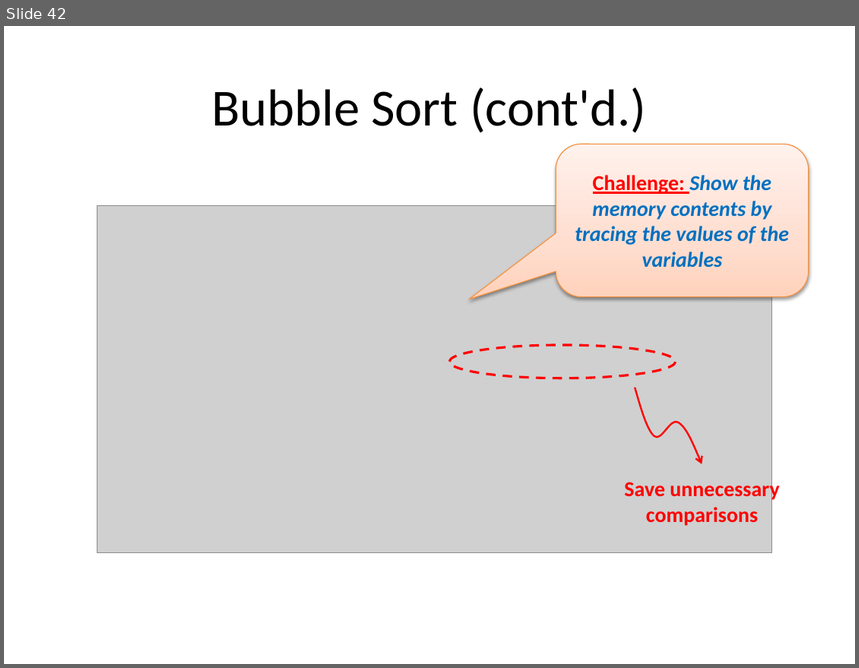
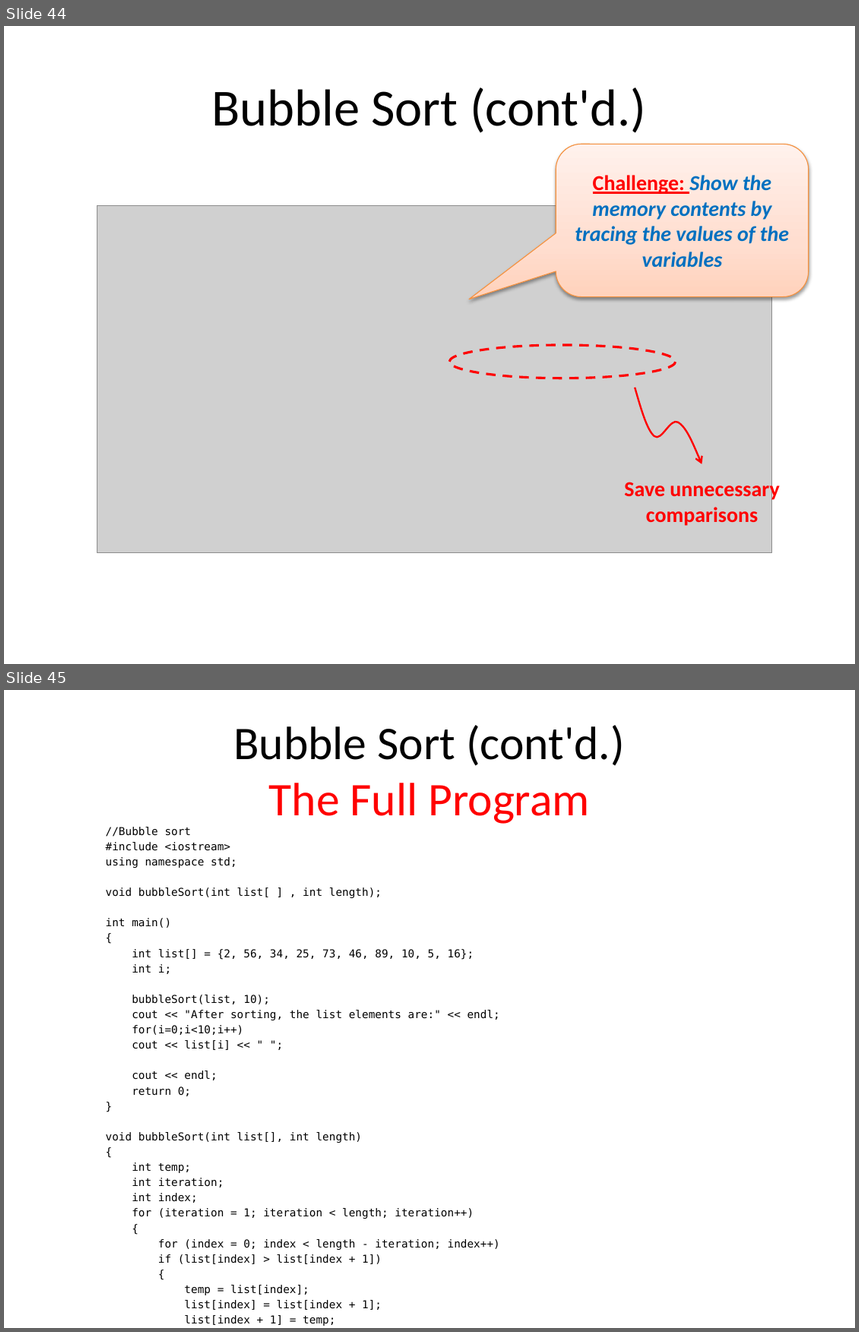
Before and after one commit to Emadalsuwat/emadalsuwat.github.io, a slide deck: programming2/CH10.pptx. Shown one above the other, each under a label of ours: slide 42 before the commit, slides 44 and 45 after it. The pictures are 859x668 and 859x1332 pixels, drawn with LibreOffice and Linux fonts; fonts in the diff are those of the drawing; grey boxes stand for pictures. Boxes give left, top, right and bottom in pixels: in the first picture for what was removed or moved away, otherwise in the second. Text is boxed around its words. In the diff, an @@ line names an element or a change of style, - is before the commit and + after.

```diff
--- a/programming2/CH10.pptx
+++ b/programming2/CH10.pptx
@@ slide 45 added at <box>4,690,855,1328</box>, background #FFFFFF @@
@@ title added at <box>234,725,625,824</box>, 39.6 pt, text #000000 @@
+Bubble Sort (cont'd.)
+The Full Program
@@ text added at <box>106,827,500,1326</box>, 9.2 pt, text #000000 @@
+//Bubble sort
+#include <iostream>
+using namespace std;
+void bubbleSort(int list[ ] , int length);
+int main()
+{
+int list[] = {2, 56, 34, 25, 73, 46, 89, 10, 5, 16};
+int i;
+bubbleSort(list, 10);
+cout << "After sorting, the list elements are:" << endl;
+for(i=0;i<10;i++)
+cout << list[i] << " ";
+cout << endl;
+return 0;
+}
+void bubbleSort(int list[], int length)
+{
+int temp;
+int iteration;
+int index;
+for (iteration = 1; iteration < length; iteration++)
+{
+for (index = 0; index < length - iteration; index++)
+if (list[index] > list[index + 1])
+{
+temp = list[index];
+list[index] = list[index + 1];
+list[index + 1] = temp;
+}
+}
+}
@@ what was slide 42 is now slide 44 @@
```
Also in this commit, not shown: 2 other slides added, 1 slide removed, 1 other file.
